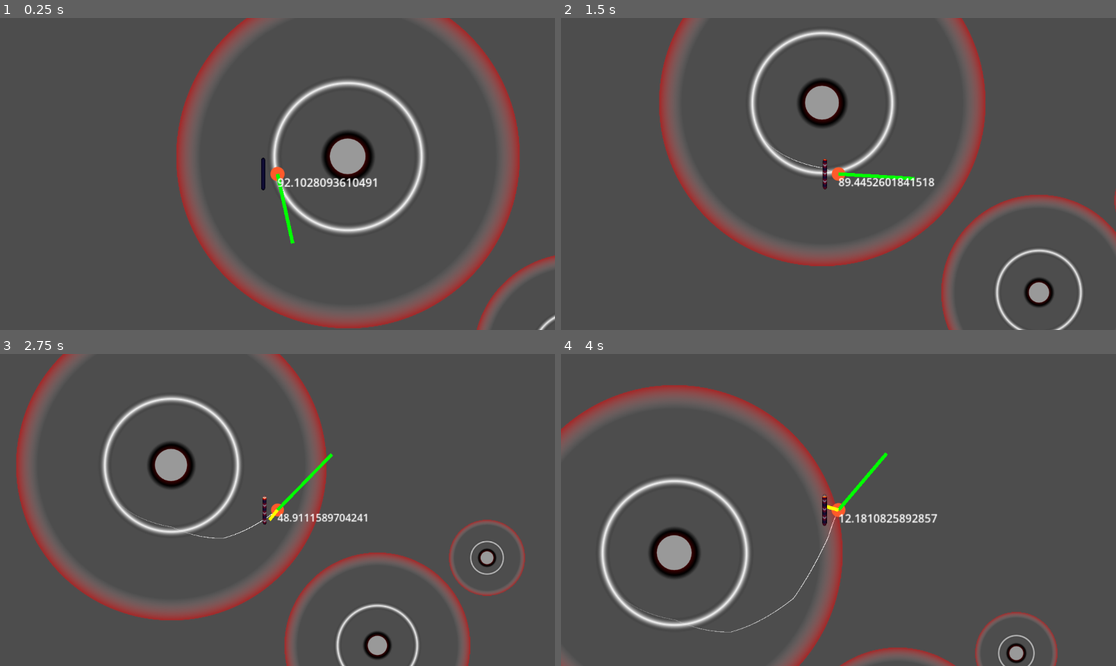
Above: before the commit, frames 1-4 (two rows, left to right).
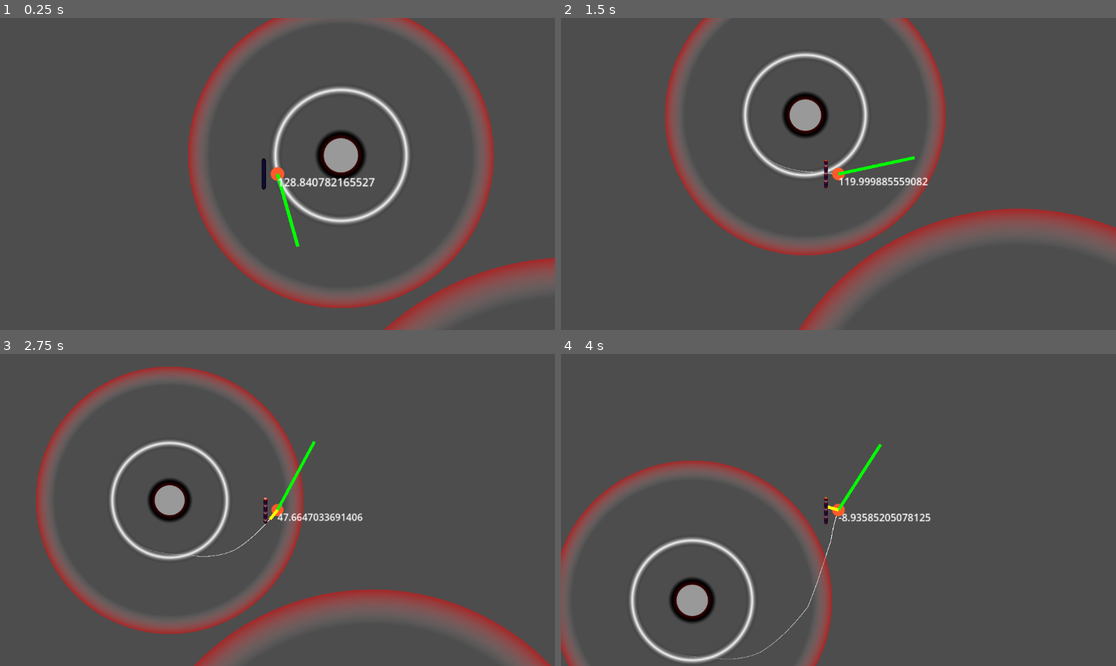
Above: after the commit, the same moments.

Repository: CrankGameDev/StuckInALoopGameJam
Game: Godot game, scene res://scene.tscn
Same seed, same stepped clock (60 frames per second), same inputs: the game is played once before the commit and once after it.
Inputs (mouse positions are in pixels of both pictures, inside the frame that each line leads up to):
- Up to frame 1 (0.25 s): no input
- Up to frame 2 (1.5 s): tap Enter (ui_accept) at 0.5, 0.77 s; move the mouse to (960, 158) at 0.52 s; press the mouse at (960, 158) at 0.53 s; hold Right (ui_right) 0.53-1.28 s; move the mouse to (727, 189) at 1.27 s; release the mouse at (727, 189) at 1.28 s; hold Down (ui_down) from 1.28 s (still down); click (727, 189) at 1.35 s
- Up to frame 3 (2.75 s): tap Enter (ui_accept) at 1.52 s; move the mouse to (333, 441) at 2.02 s; release Down (ui_down) at 2.03 s; press the mouse at (333, 441) at 2.03 s; hold Right (ui_right) from 2.03 s (still down)
- Up to frame 4 (4 s): move the mouse to (810, 572) at 2.77 s; release Right (ui_right) at 2.78 s; release the mouse at (810, 572) at 2.78 s; hold Up (ui_up) 2.78-3.53 s; click (810, 572) at 2.85 s; tap Enter (ui_accept) at 3.02, 3.77 s; move the mouse to (1005, 556) at 3.52 s; press the mouse at (1005, 556) at 3.53 s; hold Left (ui_left) from 3.53 s (still down)

The runs differ from the first frame. In frame 1, 22% of the frame differs, in the area x 31-100%, y 0-100%; in frame 2, 20%; in frame 3, 23%, in the area x 2-100%, y 0-100%; in frame 4, 15%.

Commit message:
rescaled gravity and pull

Diff:
--- a/character_body_2d.gd
+++ b/character_body_2d.gd
@@ -13,7 +13,7 @@
 
 func _ready() -> void:
 	set_motion_mode(CharacterBody2D.MOTION_MODE_FLOATING)
-	velocity.y = 100
+	velocity.y = 110
 
 
 func _physics_process(delta: float) -> void:
@@ -38,9 +38,9 @@
 			#print(b-a[i].get_parent().size)
 			var c = global_position.direction_to(planetPos)
 			#print(c)
-			var d = size + (gravity*size*5)
+			var d = size + (gravity*pull*200)
 			#print(d-b)
-			var e = d-(b/pull)
+			var e = (d-b)/pull
 			DEBUG = e
 			if e < 0:
 				e = 0.1
--- a/planet.gd
+++ b/planet.gd
@@ -10,7 +10,7 @@
 	$CollisionShape2D.shape.radius = size
 	#$Panel.size = Vector2(size,size)
 	$Area2D/CollisionShape2D.shape = $Area2D/CollisionShape2D.shape.duplicate()
-	$Area2D/CollisionShape2D.shape.radius = size + (pull*size*5)
+	$Area2D/CollisionShape2D.shape.radius = size + (pull*200)
 
 	print($Area2D/CollisionShape2D.shape.radius)
 	var diff:float = ($Area2D/CollisionShape2D.shape.radius-size)/$Area2D/CollisionShape2D.shape.radius
@@ -21,6 +21,7 @@
 	$TextureRect.texture = $TextureRect.texture.duplicate()
 	$TextureRect.texture.width =$Area2D/CollisionShape2D.shape.radius*2
 	$TextureRect.texture.height =$Area2D/CollisionShape2D.shape.radius*2
+
 	var grad = Gradient.new()
 	grad.remove_point(1)
 	grad.add_point(0,Color(1,0,0,1))
@@ -34,6 +35,7 @@
 	grad.add_point(0.701,Color(1,0.18,0.18,0))
 	#print(grad.get_point_count())
 	$TextureRect.texture.gradient = grad
+
 	#$TextureRect.position = Vector2($Area2D/CollisionShape2D.shape.radius,$Area2D/CollisionShape2D.shape.radius)
 	$PlanetPanel.size = Vector2(size*2,size*2)
 	$PlanetPanel.position = Vector2(-size,-size)
--- a/scene.tscn
+++ b/scene.tscn
@@ -59,18 +59,18 @@
 [node name="StaticBody2D" parent="." instance=ExtResource("1_l6ocb")]
 position = Vector2(254, 226)
 size = 25.0
-pull = 1.75
 
 [node name="StaticBody2D2" parent="." instance=ExtResource("1_l6ocb")]
-position = Vector2(574, 506)
+position = Vector2(591, 785)
 size = 15.0
-pull = 1.75
+pull = 2.0
 
 [node name="StaticBody2D3" parent="." instance=ExtResource("1_l6ocb")]
-position = Vector2(744, 370)
+position = Vector2(1457, 382)
+pull = 0.5
 
 [node name="CharacterBody2D" type="CharacterBody2D" parent="."]
-position = Vector2(153, 226)
+position = Vector2(158, 226)
 script = ExtResource("2_ywwuq")
 
 [node name="FuelComponent" type="Node" parent="CharacterBody2D"]
@@ -103,7 +103,7 @@
 
 [node name="UIComponents" type="Node2D" parent="CharacterBody2D"]
 top_level = true
-position = Vector2(153, 226)
+position = Vector2(158, 226)
 
 [node name="FuelGauge" type="Panel" parent="CharacterBody2D/UIComponents" node_paths=PackedStringArray("fuel_component")]
 texture_filter = 1
